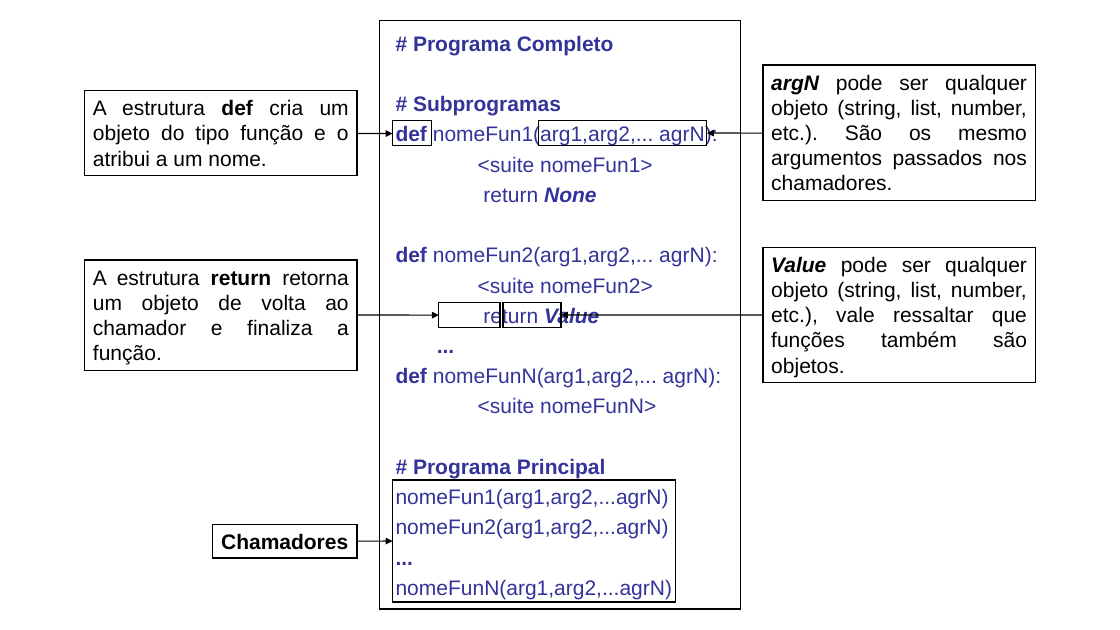
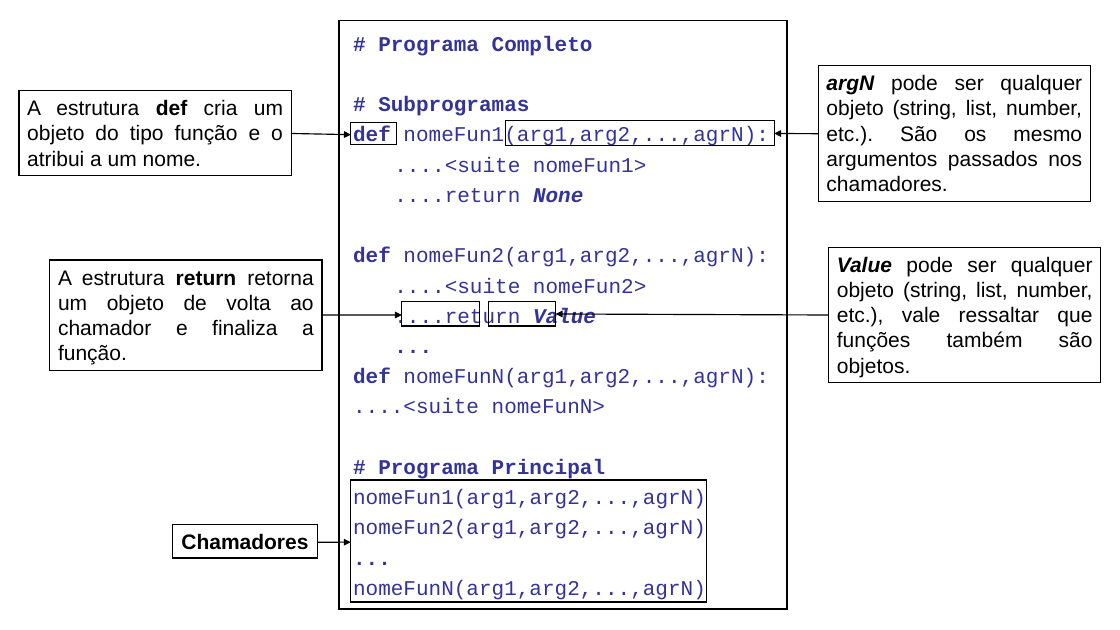
Before and after one commit to psloliveirajr/Introducao_a_Python3, a slide deck: slide 15 of img/imagens.pptx. Drawn at 1120x630 pixels with LibreOffice and Linux fonts; fonts in the diff are those of the drawing. Boxes give left, top, right and bottom in pixels: in the first picture for what was removed or moved away, otherwise in the second. Text is boxed around its words. In the diff, an @@ line names an element or a change of style, - is before the commit and + after.

```diff
--- a/img/imagens.pptx
+++ b/img/imagens.pptx
@@ rectangle: place and size @@
-rectangle at [380, 21, 740, 609]
+rectangle at [339, 21, 787, 609]
@@ text "# Programa Completo": place and size @@
-text "# Programa Completo" at [396, 35, 721, 599]
+text "# Programa Completo" at [353, 36, 768, 602]
@@ text at [378, 36, 605, 481]: font Arial to Courier New in "# Programa Completo", "# Subprogramas", "...", "# Programa Principal" and 1 more places @@
@@ rectangle "argN pode ser qualquer objeto ...": place and size @@
-rectangle "argN pode ser qualquer objeto ..." at [763, 65, 1035, 201]
+rectangle "argN pode ser qualquer objeto ..." at [818, 66, 1091, 202]
@@ rectangle "A estrutura def cria um ...": place and size @@
-rectangle "A estrutura def cria um ..." at [85, 91, 357, 176]
+rectangle "A estrutura def cria um ..." at [19, 91, 292, 176]
@@ arrow moved from (392, 134) - (357, 134) to (351, 134) - (292, 134) @@
@@ rectangle: place and size @@
-rectangle at [392, 121, 431, 145]
+rectangle at [351, 123, 397, 145]
@@ text at [353, 126, 768, 327]: text changed; font Arial to Courier New @@
-def nomeFun1(arg1,arg2,... agrN):
-<suite nomeFun1>
-return None
-def nomeFun2(arg1,arg2,... agrN):
-<suite nomeFun2>
-return Value
+def nomeFun1(arg1,arg2,...,agrN):
+....<suite nomeFun1>
+....return None
+def nomeFun2(arg1,arg2,...,agrN):
+....<suite nomeFun2>
+....return Value
@@ rectangle: place and size @@
-rectangle at [539, 121, 707, 145]
+rectangle at [506, 121, 775, 145]
@@ arrow moved from (707, 133) - (763, 133) to (775, 134) - (818, 134) @@
@@ rectangle "A estrutura return retorna um ...": place and size @@
-rectangle "A estrutura return retorna um ..." at [85, 260, 357, 371]
+rectangle "A estrutura return retorna um ..." at [50, 260, 322, 371]
@@ rectangle "Value pode ser qualquer objeto ...": place and size @@
-rectangle "Value pode ser qualquer objeto ..." at [763, 247, 1035, 382]
+rectangle "Value pode ser qualquer objeto ..." at [829, 247, 1102, 382]
@@ arrow moved from (439, 315) - (357, 315) to (402, 315) - (322, 315) @@
@@ rectangle: place and size @@
-rectangle at [439, 302, 500, 327]
+rectangle at [402, 302, 479, 326]
@@ rectangle: place and size @@
-rectangle at [503, 302, 561, 327]
+rectangle at [489, 302, 556, 326]
@@ arrow moved from (561, 315) - (763, 315) to (556, 314) - (829, 315) @@
@@ text at [353, 368, 768, 413]: text changed; font Arial to Courier New @@
-def nomeFunN(arg1,arg2,... agrN):
-<suite nomeFunN>
+def nomeFunN(arg1,arg2,...,agrN):
+....<suite nomeFunN>
@@ rectangle: place and size @@
-rectangle at [392, 480, 676, 602]
+rectangle at [351, 480, 707, 602]
@@ text at [353, 489, 706, 539]: text changed; font Arial to Courier New @@
-nomeFun1(arg1,arg2,...agrN)
-nomeFun2(arg1,arg2,...agrN)
+nomeFun1(arg1,arg2,...,agrN)
+nomeFun2(arg1,arg2,...,agrN)
@@ rectangle "Chamadores": place and size @@
-rectangle "Chamadores" at [213, 524, 357, 558]
+rectangle "Chamadores" at [173, 524, 318, 558]
@@ arrow moved from (392, 541) - (357, 541) to (351, 542) - (318, 542) @@
@@ text at [353, 580, 706, 602]: text changed; font Arial to Courier New @@
-nomeFunN(arg1,arg2,...agrN)
+nomeFunN(arg1,arg2,...,agrN)
```
Also in this commit, not shown: 3 other slides changed, 9 other files.
